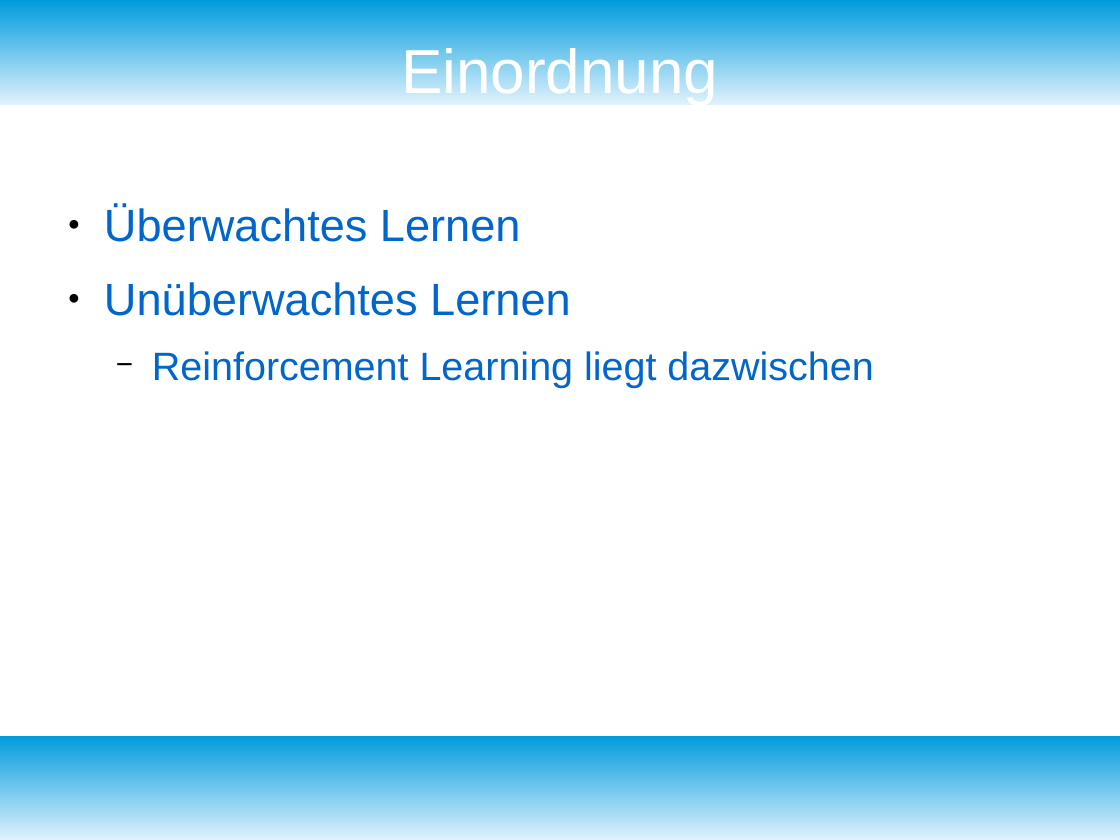
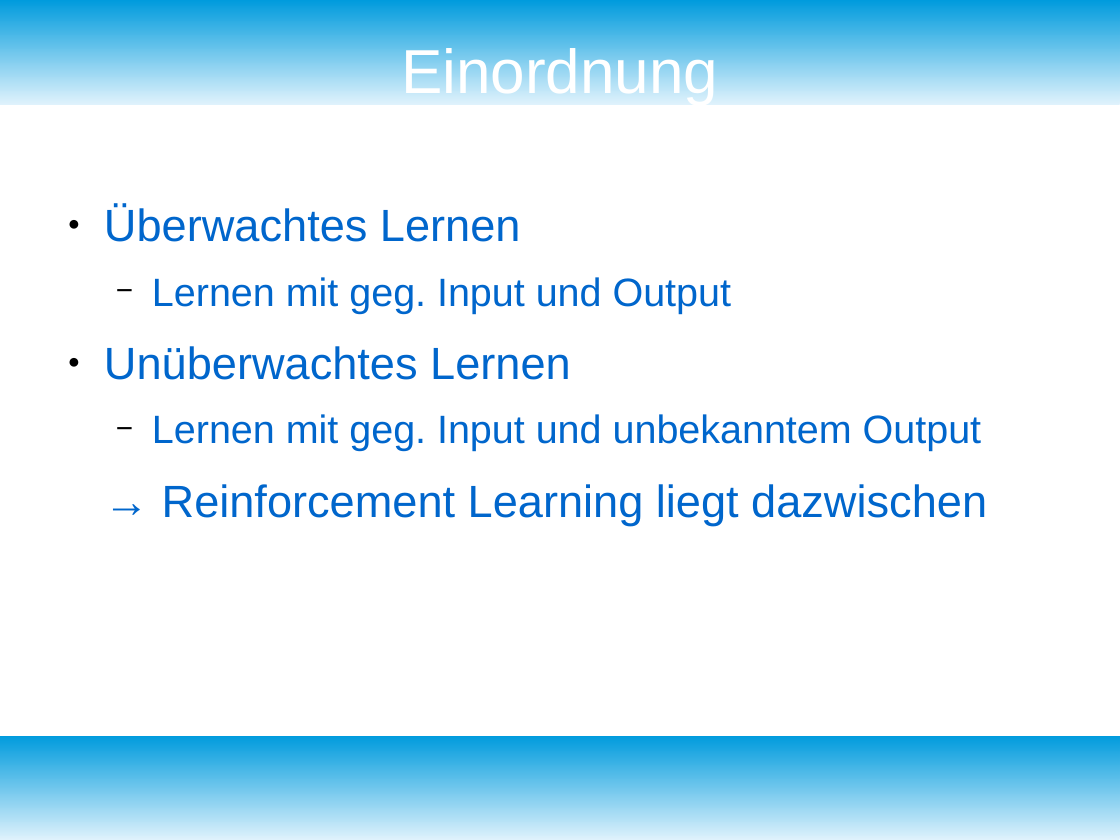
Before and after one commit to fnehmer/haw-is-assignment, a slide deck: slide 23 of Präsentation/is_praesentation.odp (slide 24 before the commit). Drawn at 1120x840 pixels with LibreOffice and Linux fonts; fonts in the diff are those of the drawing. Boxes give left, top, right and bottom in pixels: in the first picture for what was removed or moved away, otherwise in the second. Text is boxed around its words. In the diff, an @@ line names an element or a change of style, - is before the commit and + after.

```diff
--- a/Präsentation/is_praesentation.odp
+++ b/Präsentation/is_praesentation.odp
@@ text at [152, 277, 731, 314]: paragraph added @@
+  − Lernen mit geg. Input und Output
@@ text at [152, 414, 987, 525]: text changed @@
-  − Reinforcement Learning liegt dazwischen
+  − Lernen mit geg. Input und unbekanntem Output
+→ Reinforcement Learning liegt dazwischen
```
Also in this commit, not shown: 3 other slides changed, 6 slides added, 1 slide removed, 17 other files.
